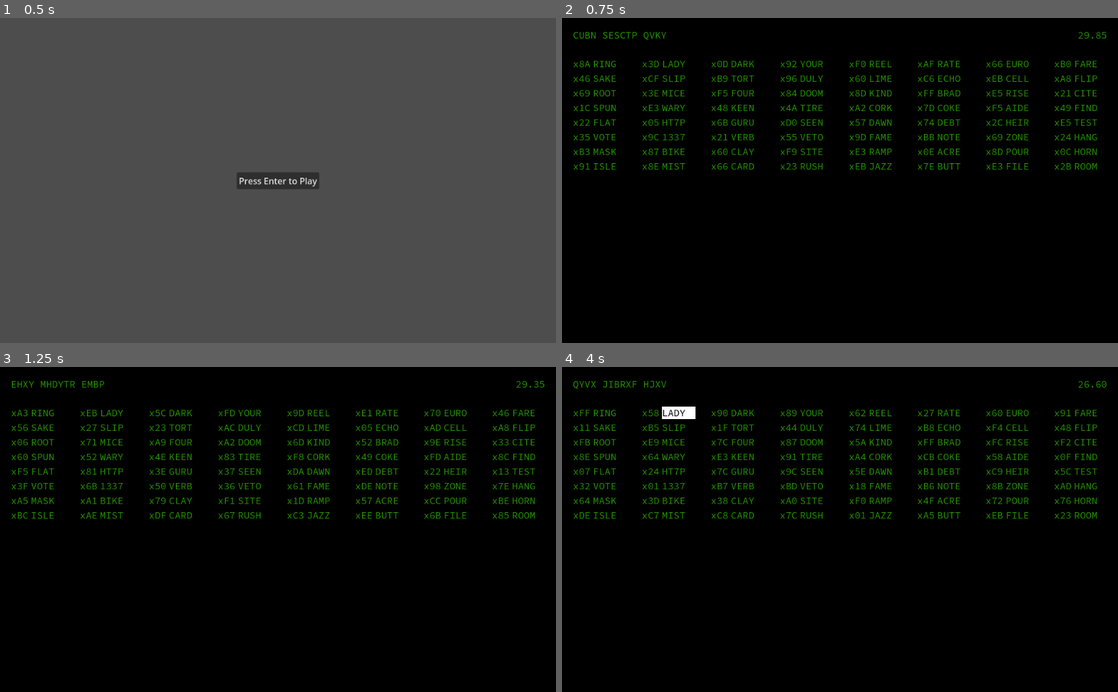
Above: before the commit, frames 1-4 (two rows, left to right).
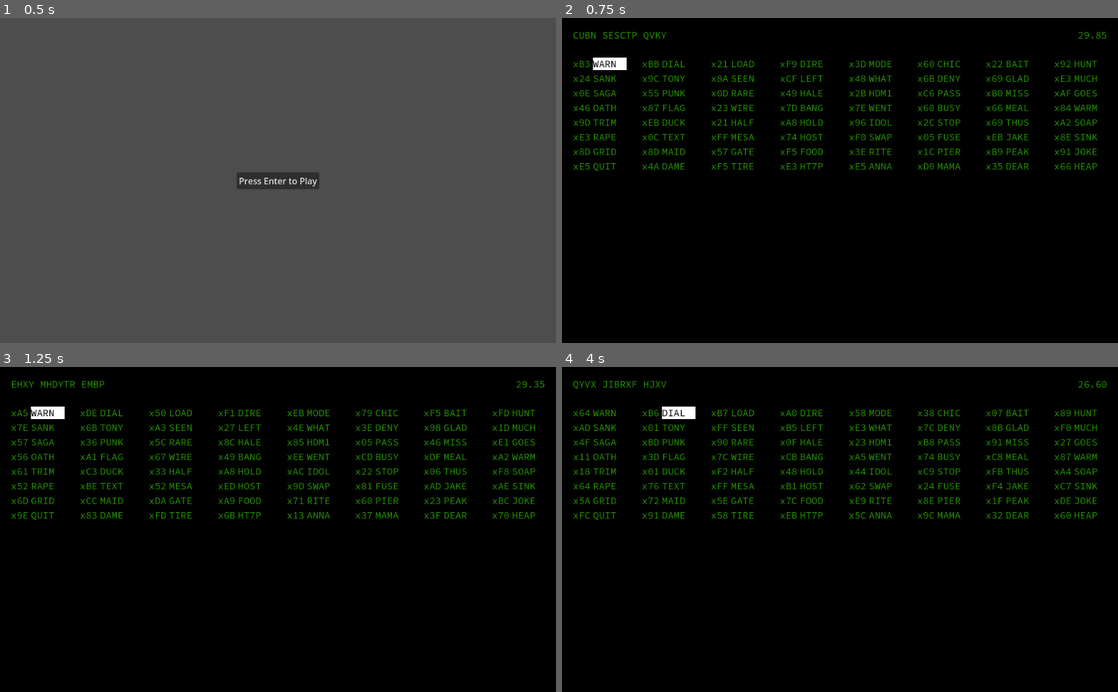
Above: after the commit, the same moments.

Repository: AlgorithmJuice/CodeBreaker
Game: Godot game, scene res://scenes/menu.tscn
Same seed, same stepped clock (60 frames per second), same inputs: the game is played once before the commit and once after it.
Inputs (mouse positions are in pixels of both pictures, inside the frame that each line leads up to):
- Up to frame 1 (0.5 s): no input
- Up to frame 2 (0.75 s): click "Press Enter to Play" at 0.5 s
- Up to frame 3 (1.25 s): no input
- Up to frame 4 (4 s): click (612, 412) at 1.25 s, where only the run before the commit has a clickable "RING"; click (612, 412) at 2 s, where only the run after the commit has a clickable "WARN"; click (678, 412) at 2.75 s, where only the run before the commit has a clickable "LADY"; click (678, 412) at 3.5 s, where only the run after the commit has a clickable "DIAL"

Frame 1 is identical in both runs. In frame 2, 4.0% of the frame differs, in the area x 3-97%, y 12-48%; in frame 3, 4.1%; in frame 4, 4.0%.

Commit message:
setup cursor

Diff:
--- a/scripts/game_controller.gd
+++ b/scripts/game_controller.gd
@@ -72,9 +72,24 @@
 
 func get_words():
 	var selected_words = []
+	var total_words = num_words - (num_leet + 1) # Exclude leets words and correct word.
+	var word_length = str(passphrase[current_round].length())
+	var wordlist = GameData.words[word_length].duplicate()
+
+	while selected_words.size() < total_words and wordlist.size() > 0:
+		var index = randi() % wordlist.size()
+		var word = wordlist[index]
+
+		if not passphrase.has(word):
+			selected_words.append(word)
+
+		wordlist.remove_at(index)
+
+	return selected_words
+
+func get_leets():
+	var selected_leets = []
 	var length = str(passphrase[current_round].length())
-
-	selected_words.append(passphrase[current_round]) # Add the passphrase word.
 
 	# Add the leet words.
 	var leetlist = GameData.leet[length].duplicate()
@@ -82,21 +97,27 @@
 		var index = randi() % leetlist.size()
 		var leet = leetlist[index]
 
-		selected_words.append(leet)
+		selected_leets.append(leet)
 		leetlist.remove_at(index)
 
-	# Add the remaining words.
-	var wordlist = GameData.words[length].duplicate()
-	while selected_words.size() < num_words and wordlist.size() > 0:
-		var index = randi() % wordlist.size()
-		var word = wordlist[index]
+	return selected_leets
 
-		if not selected_words.has(word):
-			selected_words.append(word)
+func add_passcode_button(object, text):
+	var instance = object.instantiate()
 
-		wordlist.remove_at(index)
+	instance.get_node("PasscodeButton").text = text
+	matrix_container.add_child(instance)
 
-	return selected_words
+func set_default_matrix_focus():
+	matrix_container.get_child(0).get_node("PasscodeButton").grab_focus()
+
+func shuffle_matrix():
+	var children = matrix_container.get_children()
+	children.shuffle()
+
+	for child in children:
+		matrix_container.remove_child(child)
+		matrix_container.add_child(child)
 
 func clear_matrix():
 	for child in matrix_container.get_children():
@@ -105,14 +126,13 @@
 
 func display_matrix():
 	var password_button_root = preload("res://nodes/passcode_button.tscn")
-	var shuffled_words = words.duplicate()
-	shuffled_words.shuffle()
 
-	for word in shuffled_words:
-		var passcode_instance = password_button_root.instantiate()
-		passcode_instance.get_node("PasscodeButton").text = word
+	add_passcode_button(password_button_root, passphrase[current_round])
+	for word in words: add_passcode_button(password_button_root, word)
+	for leet in get_leets(): add_passcode_button(password_button_root, leet)
 
-		matrix_container.add_child(passcode_instance)
+	shuffle_matrix()
+	set_default_matrix_focus()
 
 func init_matrix():
 	matrix_container = $MarginContainer/VerticalContainer/MatrixContainer
